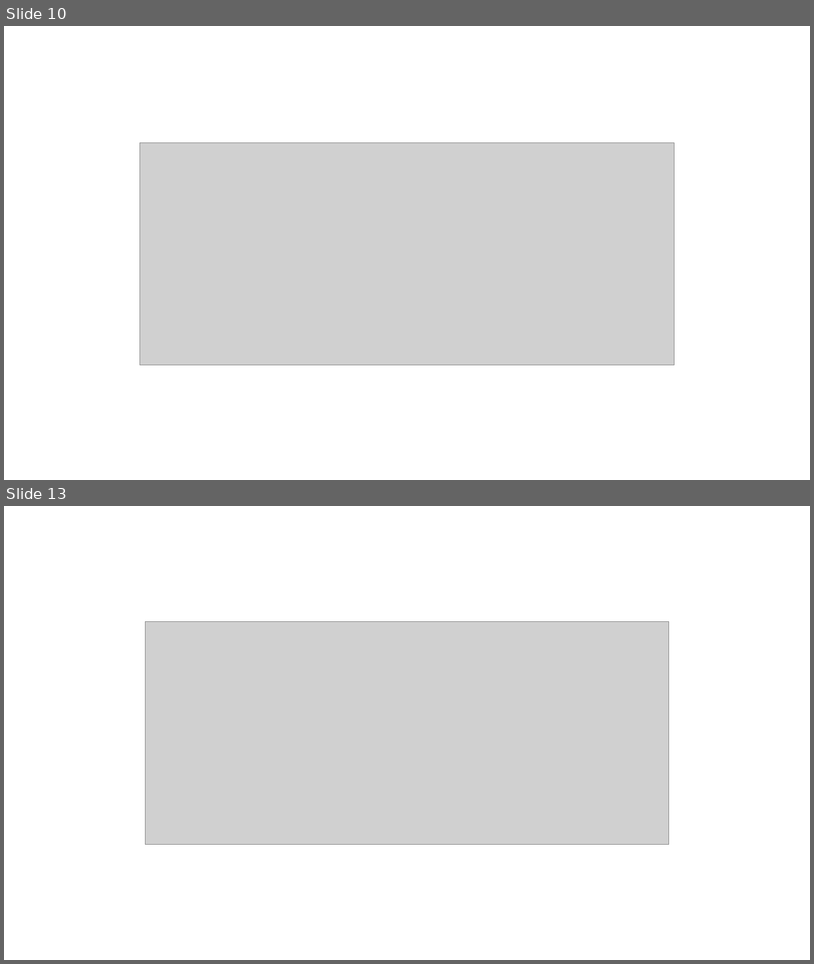
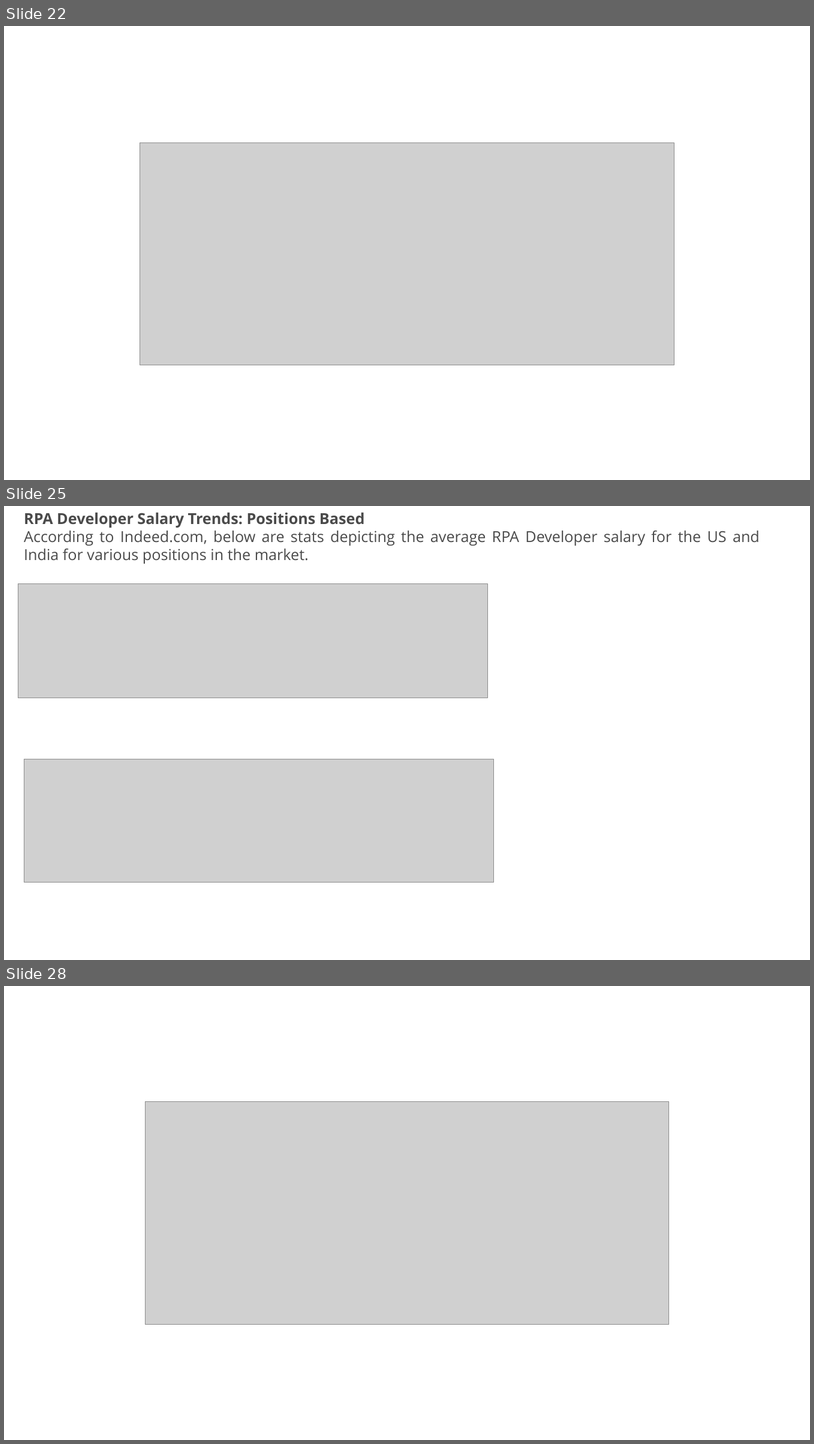
Before and after one commit to gdssclasses/gdss, a slide deck: RPA.pptx. Shown one above the other, each under a label of ours: slides 10 and 13 before the commit, slides 22, 25 and 28 after it; the slides between them are not shown. The pictures are 814x964 and 814x1444 pixels, drawn with LibreOffice and Linux fonts; fonts in the diff are those of the drawing; grey boxes stand for pictures. Boxes give left, top, right and bottom in pixels: in the first picture for what was removed or moved away, otherwise in the second. Text is boxed around its words. In the diff, an @@ line names an element or a change of style, - is before the commit and + after.

```diff
--- a/RPA.pptx
+++ b/RPA.pptx
@@ slide 25 added at (4, 506, 810, 960), background #FFFFFF @@
@@ text added at (24, 513, 760, 564), 18 pt, text #4A4A4A @@
+RPA Developer Salary Trends: Positions Based
+According to Indeed.com, below are stats depicting the average RPA Developer salary for the US and India for various positions in the market.
@@ picture added at (18, 584, 488, 699) @@
@@ picture added at (24, 759, 494, 882) @@
@@ what was slide 10 is now slide 22 @@
@@ what was slide 13 is now slide 28 @@
```
Also in this commit, not shown: 2 slides changed, 17 other slides added, 5 slides removed.
